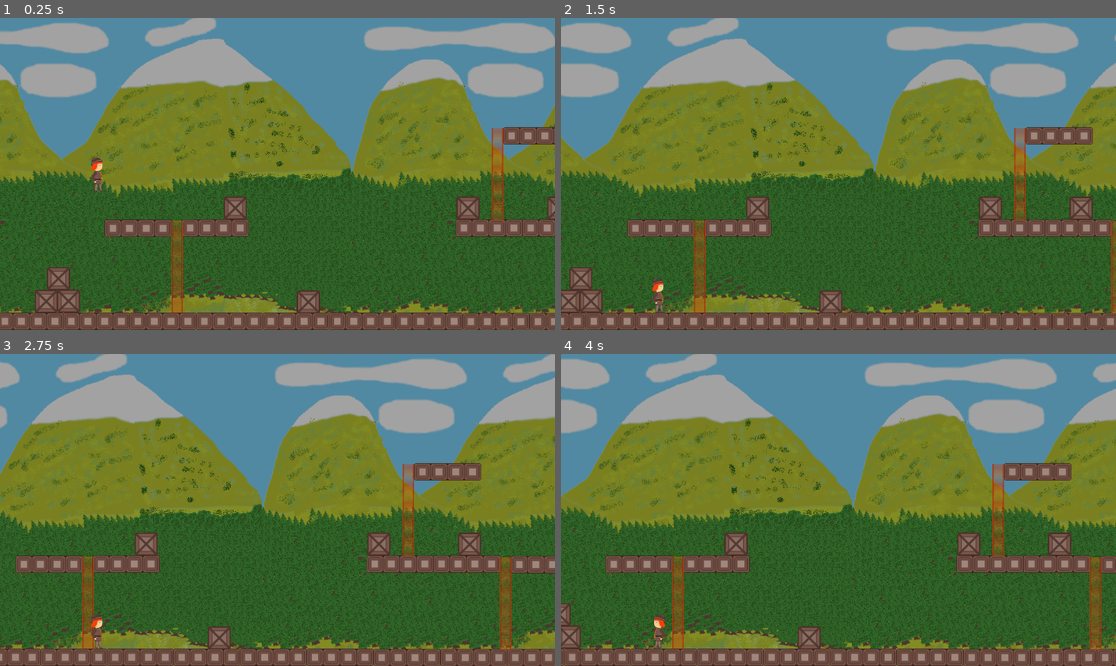
Above: before the commit, frames 1-4 (two rows, left to right).
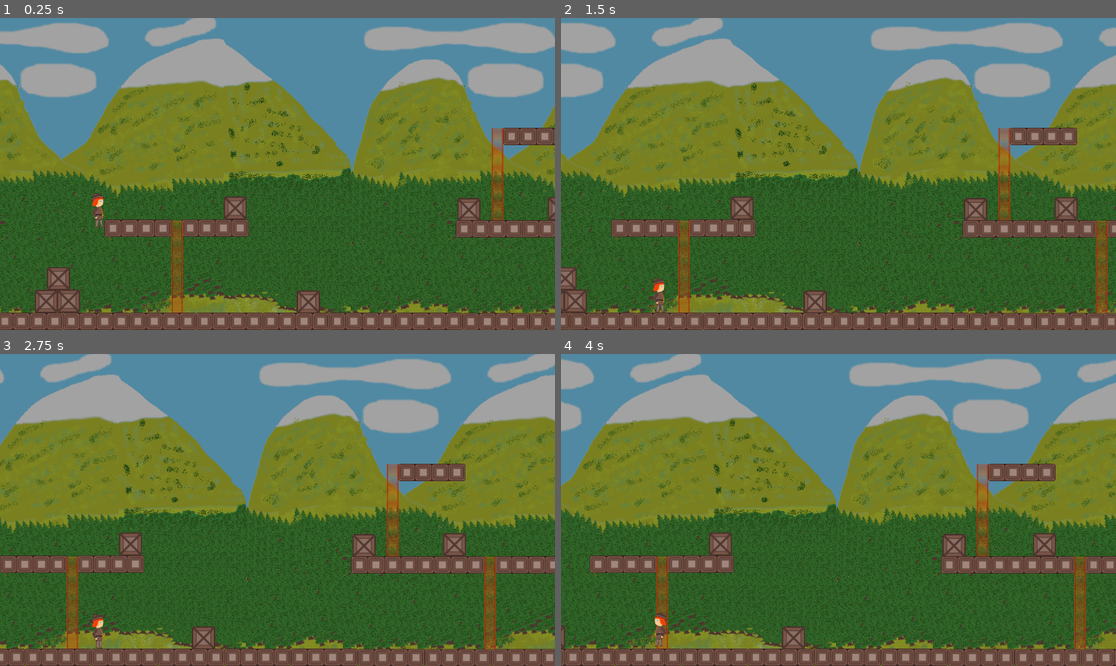
Above: after the commit, the same moments.

Repository: Zer023529/wowgame
Game: Godot game, scene res://Node2D.tscn
The game is run twice, just before and just after one commit, with the same random seed, the same clock (stepped at 60 frames per second) and the same inputs. The project has no main scene, so this scene is started directly.
Inputs:
- Up to frame 1 (0.25 s): no input
- Up to frame 2 (1.5 s): hold D (ui_right) 0.53-1.28 s; tap Space (ui_select) at 0.77 s; hold S (ui_down) from 1.28 s (still down)
- Up to frame 3 (2.75 s): tap Space (ui_select) at 1.52 s; tap Enter at 2 s; release S (ui_down) at 2.03 s; hold D (ui_right) from 2.03 s (still down)
- Up to frame 4 (4 s): release D (ui_right) at 2.78 s; hold W (ui_up) 2.78-3.53 s; tap Space (ui_select) at 3.02, 3.5, 3.77 s; hold A (ui_left) from 3.53 s (still down)

The runs differ from the first frame. In frame 1, 0.9% of the frame differs, in the area x 16-100%, y 34-71%; in frame 2, 26%; in frame 3, 26%; in frame 4, 26%, in the area x 0-100%, y 0-100%.

Commit message:
Add files via upload

Diff:
--- a/school_project/Node2D.tscn
+++ b/school_project/Node2D.tscn
@@ -39,10 +39,10 @@
 position = Vector2( 1367, 983 )
 
 [node name="box6" parent="levels_elements/boxes" instance=ExtResource( 5 )]
-position = Vector2( 2233, 659 )
+position = Vector2( 2235, 660 )
 
 [node name="box7" parent="levels_elements/boxes" instance=ExtResource( 5 )]
-position = Vector2( 1919, 658 )
+position = Vector2( 1922, 664 )
 
 [node name="platforms" type="Node2D" parent="levels_elements"]
 
@@ -89,16 +89,16 @@
 position = Vector2( 2938, 1051 )
 
 [node name="platform15" parent="levels_elements/platforms" instance=ExtResource( 4 )]
-position = Vector2( 1992, 727 )
+position = Vector2( 1993, 730 )
 
 [node name="platform16" parent="levels_elements/platforms" instance=ExtResource( 4 )]
-position = Vector2( 2492, 729 )
+position = Vector2( 2492, 730 )
 
 [node name="platform17" parent="levels_elements/platforms" instance=ExtResource( 4 )]
-position = Vector2( 2223, 727 )
+position = Vector2( 2223, 730 )
 
 [node name="platform18" parent="levels_elements/platforms" instance=ExtResource( 4 )]
-position = Vector2( 2157, 408 )
+position = Vector2( 2157, 410 )
 
 [node name="ladders" type="Node2D" parent="levels_elements"]
 
@@ -109,7 +109,7 @@
 position = Vector2( 2021, 500 )
 
 [node name="ladder2" parent="levels_elements/ladders" instance=ExtResource( 3 )]
-position = Vector2( 2357, 823 )
+position = Vector2( 2358, 821 )
 
 [node name="player" parent="." instance=ExtResource( 1 )]
-position = Vector2( 338, 419 )
+position = Vector2( 341, 543 )
--- a/school_project/objects/ladder/ladder.tscn
+++ b/school_project/objects/ladder/ladder.tscn
@@ -7,7 +7,7 @@
 
 [node name="ladder" type="Area2D"]
 
-[node name="Pixil-frame-0(6)" type="Sprite" parent="."]
+[node name="w" type="Sprite" parent="."]
 texture = ExtResource( 1 )
 
 [node name="Pixil-frame-0(6)2" type="Sprite" parent="."]
--- a/school_project/objects/player/player.gd
+++ b/school_project/objects/player/player.gd
@@ -124,7 +124,7 @@
 
 func _on_Area2D_area_entered(area):		#Если игрок в области лесницы
 
-	if area.name == 'ladder':
+	if area.get_child(0).name == 'w':
 
 		on_ladder = true
 		was_jump = true
@@ -134,7 +134,7 @@
 
 func _on_Area2D_area_exited(area):		#Если игрок покидает область лесницы
 
-	if area.name == 'ladder':
+	if area.get_child(0).name == 'w':
 		on_ladder = false
 		gravity_f = -500
 
@@ -142,7 +142,7 @@
 
 func _on_Area2D2_area_exited(area):		# Если игрок поднялся выше лестникы
 
-	if area.name == 'ladder':
+	if area.get_child(0).name == 'w':
 
 		ladder_up = true
 		speed_left = 250
@@ -150,5 +150,5 @@
 
 func _on_Area2D2_area_entered(area): 		# Если игрок вернулся
 
-	if area.name == 'ladder':
+	if area.get_child(0).name == 'w':
 		ladder_up = false
Binary file added: school_project/objects/bar/sprite/heart-pixel-art-red-line-symbol-love-png-clipart.jpg
Not shown, added: school_project/objects/bar/sprite/heart-pixel-art-red-line-symbol-love-png-clipart.jpg.import
Binary file added: school_project/objects/bar/sprite/pixil-frame-0 (7).png
Not shown, added: school_project/objects/bar/sprite/pixil-frame-0 (7).png.import
